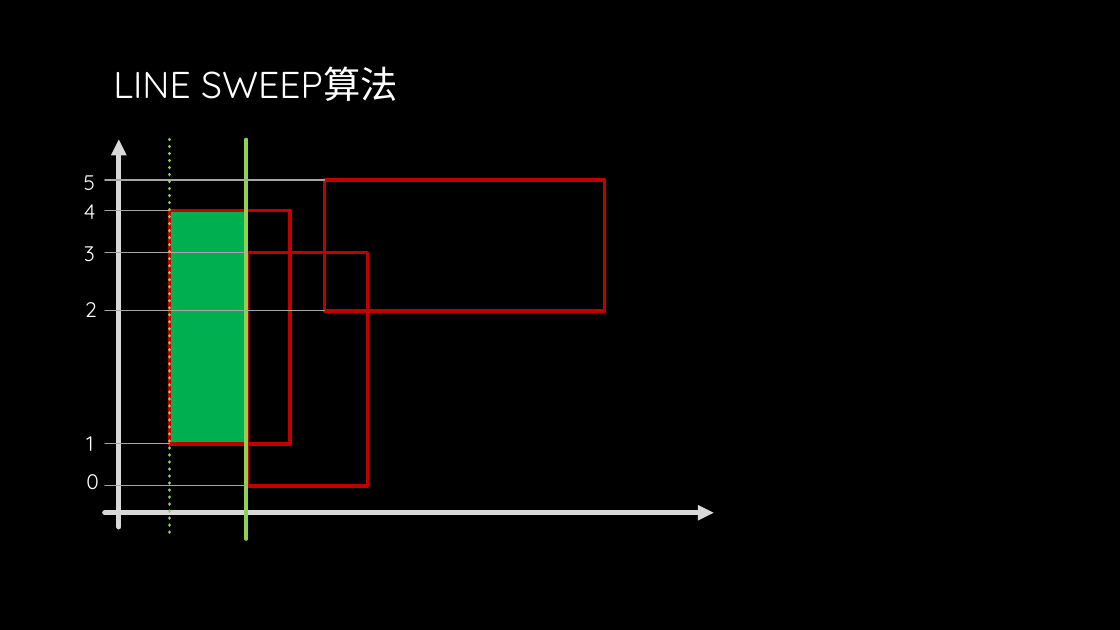
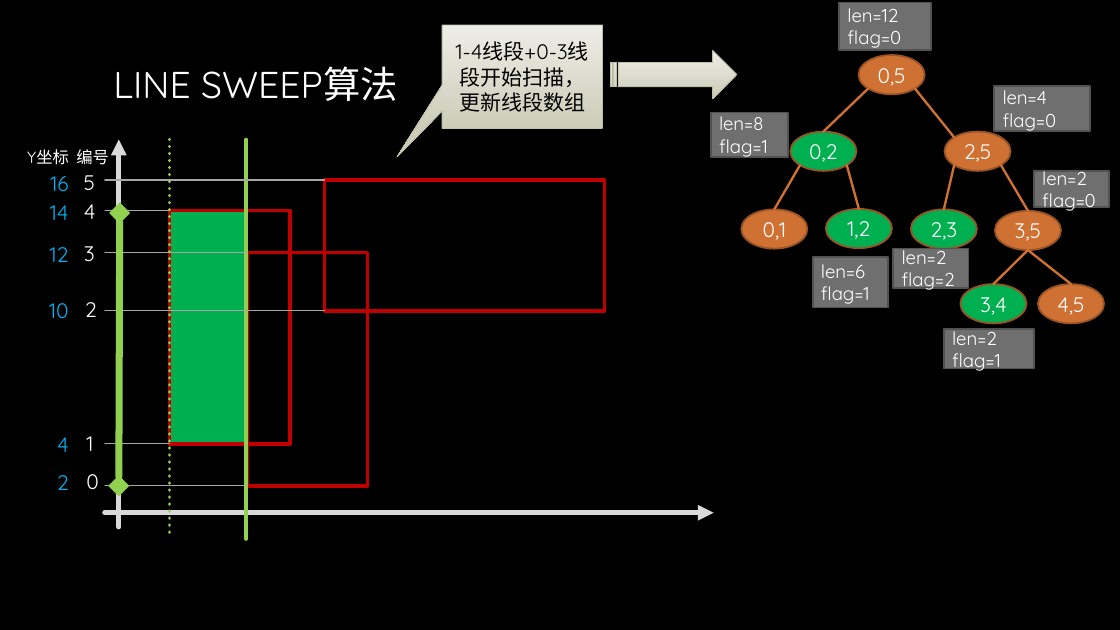
Before and after one commit to gzshawnliang/competitive-programming, a slide deck: slide 23 of doc/Other/RMQ问题.pptx. Drawn at 1120x630 pixels with LibreOffice and Linux fonts; fonts in the diff are those of the drawing; background and template pictures are left out. Boxes give left, top, right and bottom in pixels: in the first picture for what was removed or moved away, otherwise in the second. Text is boxed around its words. In the diff, an @@ line names an element or a change of style, - is before the commit and + after.

```diff
--- a/doc/Other/RMQ问题.pptx
+++ b/doc/Other/RMQ问题.pptx
@@ speech box added at <box>442,25,602,129</box>, fill gradient #EEEEE8 to #CCCCBA, outline #BFBFA5 0.75 pt, 18 pt, text #000000 @@
+1-4线段+0-3线段开始扫描，更新线段数组
@@ rectangle added at <box>839,3,931,50</box>, fill #6F6F6F, outline #525252 1.5 pt, 16 pt, text #FFFFFF @@
+len=12
+flag=0
@@ striped right arrow added at <box>611,50,737,98</box>, fill gradient #EEEEE8 to #CCCCBA, outline #BFBFA5 0.75 pt @@
@@ ellipse added at <box>859,55,925,95</box>, fill #CF7133, outline #995426 1.5 pt, 18 pt, text #FFFFFF @@
+0,5
@@ line added from (869, 88) to (823, 132), #CF7133 2 pt @@
@@ line added from (915, 88) to (954, 138), #CF7133 2 pt @@
@@ rectangle added at <box>995,86,1091,131</box>, fill #6F6F6F, outline #525252 1.5 pt, 16 pt, text #FFFFFF @@
+len=4
+flag=0
@@ rectangle added at <box>711,113,788,157</box>, fill #6F6F6F, outline #525252 1.5 pt, 16 pt, text #FFFFFF @@
+len=8
+flag=1
@@ group added at <box>27,149,109,490</box>: 7 texts @@
+4
+16
+10
+12
+14
+2
+Y坐标 编号
@@ ellipse added at <box>791,132,857,171</box>, fill #00B050, outline #995426 1.5 pt, 18 pt, text #FFFFFF @@
+0,2
@@ ellipse added at <box>944,132,1011,171</box>, fill #CF7133, outline #995426 1.5 pt, 18 pt, text #FFFFFF @@
+2,5
@@ line added from (800, 166) to (775, 209), #CF7133 2 pt @@
@@ line added from (847, 166) to (859, 209), #CF7133 2 pt @@
@@ line added from (954, 166) to (944, 209), #CF7133 2 pt @@
@@ line added from (1002, 166) to (1028, 211), #CF7133 2 pt @@
@@ rectangle added at <box>1034,171,1109,207</box>, fill #6F6F6F, outline #525252 1.5 pt, 16 pt, text #FFFFFF @@
+len=2
+flag=0
@@ ellipse added at <box>741,209,807,249</box>, fill #CF7133, outline #995426 1.5 pt, 18 pt, text #FFFFFF @@
+0,1
@@ ellipse added at <box>826,209,892,249</box>, fill #00B050, outline #995426 1.5 pt, 18 pt, text #FFFFFF @@
+1,2
@@ ellipse added at <box>911,209,977,249</box>, fill #00B050, outline #995426 1.5 pt, 18 pt, text #FFFFFF @@
+2,3
@@ double arrow added from (120, 213) to (118, 486), #92D050 6 pt @@
@@ ellipse added at <box>995,211,1061,250</box>, fill #CF7133, outline #995426 1.5 pt, 18 pt, text #FFFFFF @@
+3,5
@@ rectangle added at <box>813,257,888,308</box>, fill #6F6F6F, outline #525252 1.5 pt, 16 pt, text #FFFFFF @@
+len=6
+flag=1
@@ rectangle added at <box>894,249,969,288</box>, fill #6F6F6F, outline #525252 1.5 pt, 16 pt, text #FFFFFF @@
+len=2
+flag=2
@@ line added from (1028, 250) to (994, 284), #CF7133 2 pt @@
@@ line added from (1028, 250) to (1071, 284), #CF7133 2 pt @@
@@ ellipse added at <box>960,284,1027,323</box>, fill #00B050, outline #995426 1.5 pt, 18 pt, text #FFFFFF @@
+3,4
@@ ellipse added at <box>1038,284,1105,323</box>, fill #CF7133, outline #995426 1.5 pt, 18 pt, text #FFFFFF @@
+4,5
@@ rectangle added at <box>944,329,1034,369</box>, fill #6F6F6F, outline #525252 1.5 pt, 16 pt, text #FFFFFF @@
+len=2
+flag=1
```
Also in this commit, not shown: 5 other slides changed, 1 other file.
